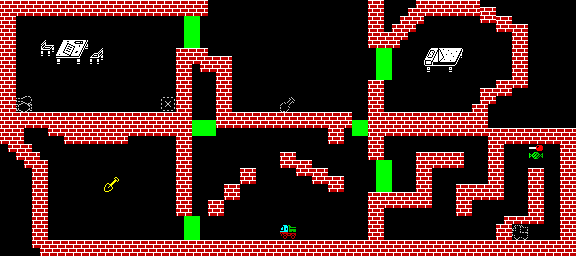
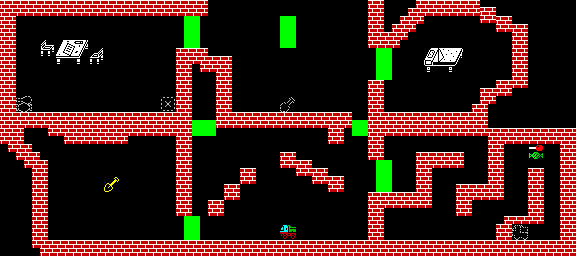
Revision of a layered 576px x 256px image; what changed, layer by layer:
painted on "Fondo" over left=280, top=16, right=296, bottom=48
